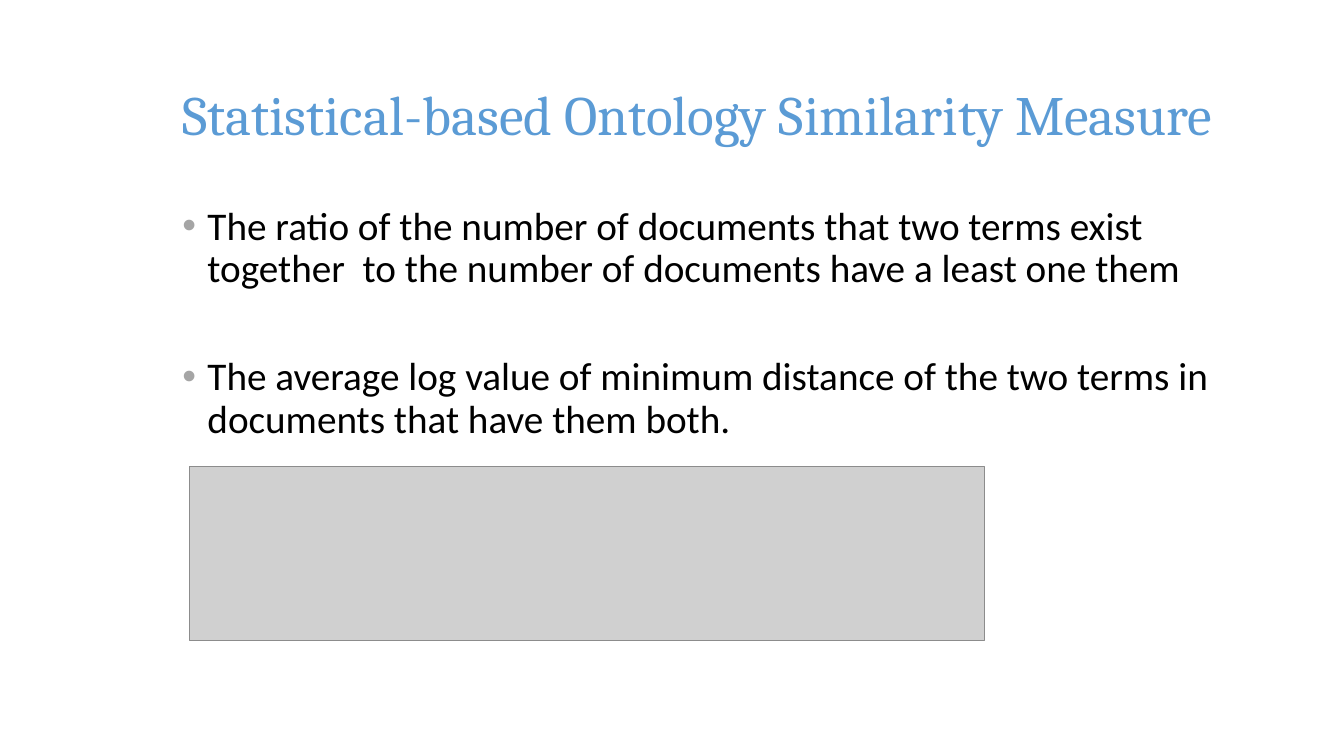
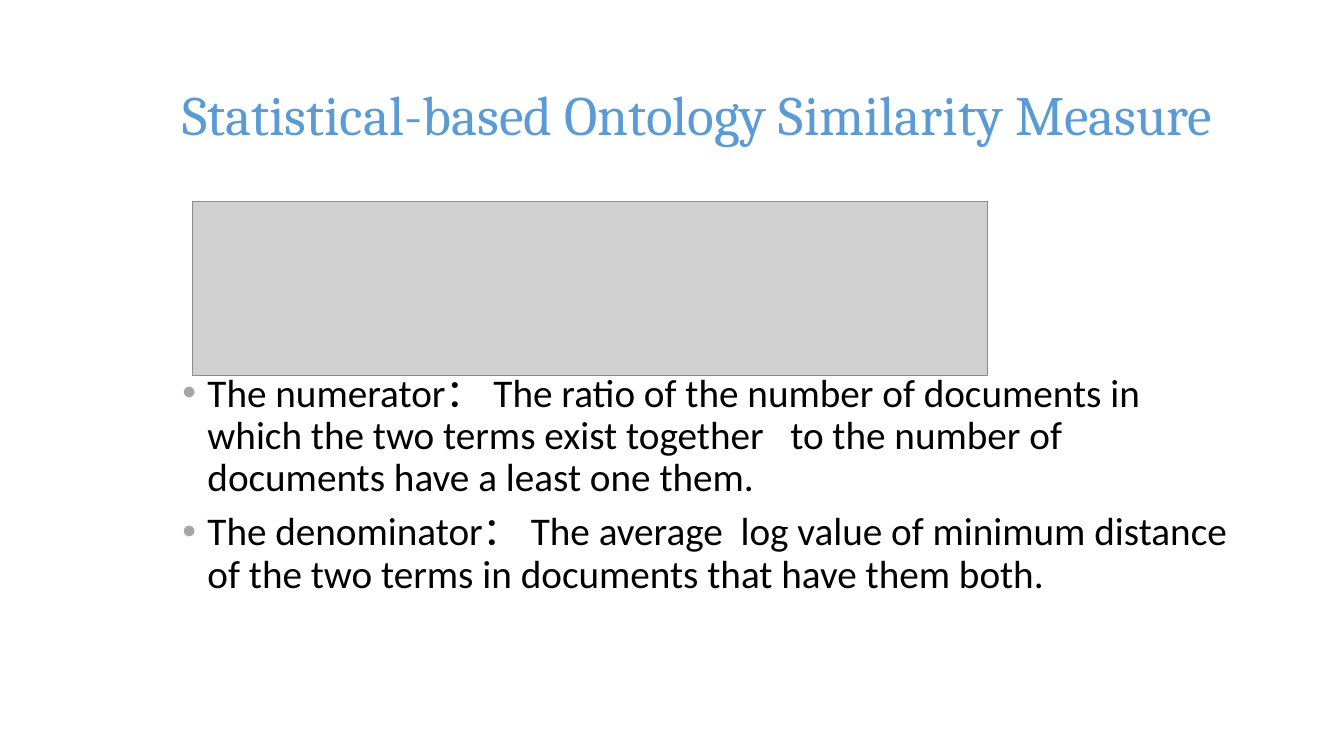
Before and after one commit to pkushiqiang/thesis, a slide deck: slide 33 of media/JobFinder.pptx (slide 32 before the commit). Drawn at 1344x756 pixels with LibreOffice and Linux fonts; fonts in the diff are those of the drawing; grey boxes stand for pictures; background and template pictures are left out. Boxes give left, top, right and bottom in pixels: in the first picture for what was removed or moved away, otherwise in the second. Text is boxed around its words. In the diff, an @@ line names an element or a change of style, - is before the commit and + after.

Commit message:
update

```diff
--- a/media/JobFinder.pptx
+++ b/media/JobFinder.pptx
@@ picture: place and size @@
-picture at box(190, 466, 984, 640)
+picture at box(193, 202, 987, 376)
@@ text at box(207, 374, 1226, 589): text changed @@
-• The ratio of the number of documents that two terms exist together to the number of documents have a least one them
-• The average log value of minimum distance of the two terms in documents that have them both.
+• The numerator： The ratio of the number of documents in which the two terms exist together to the number of documents have a least one them.
+• The denominator： The average log value of minimum distance of the two terms in documents that have them both.
```
Also in this commit, not shown: 6 other slides changed, 5 slides added, 4 slides removed.
